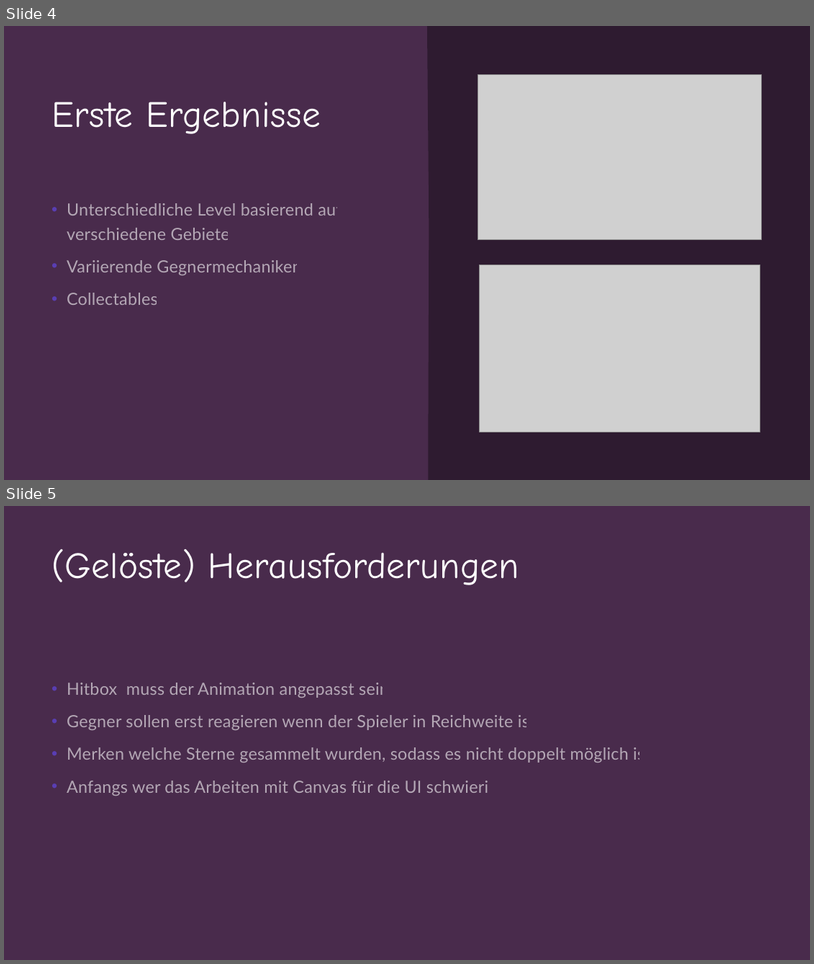
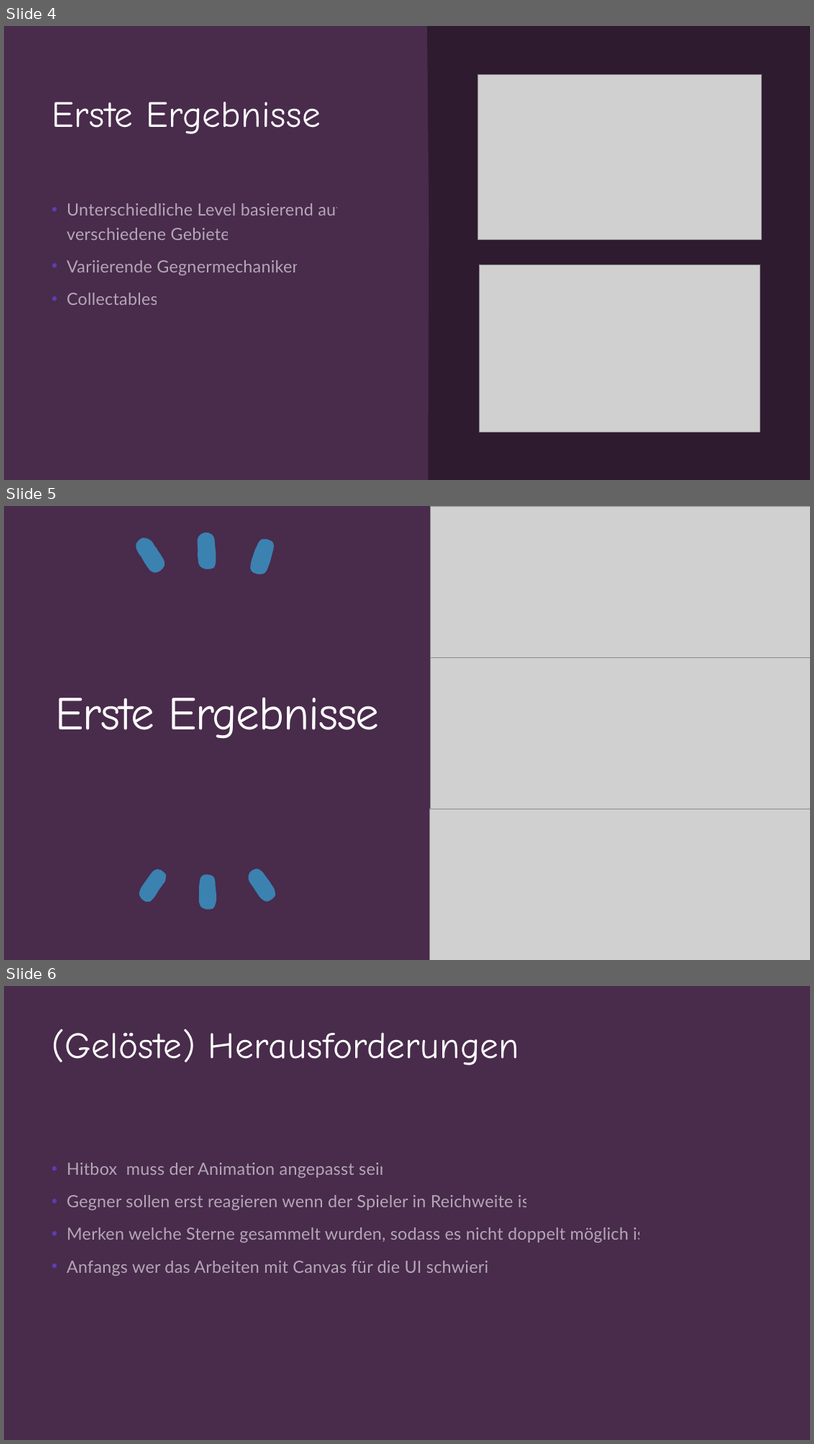
Before and after one commit to LeaMarieKindermann/Spieleprogrammierung, a slide deck: Spieleprogrammierung_Abschlusspräsentation.pptx. Shown one above the other, each under a label of ours: slides 4 and 5 before the commit, slides 4, 5 and 6 after it. The pictures are 814x964 and 814x1444 pixels, drawn with LibreOffice and Linux fonts; fonts in the diff are those of the drawing; grey boxes stand for pictures. Boxes give left, top, right and bottom in pixels: in the first picture for what was removed or moved away, otherwise in the second. Text is boxed around its words. In the diff, an @@ line names an element or a change of style, - is before the commit and + after.

Commit message:
updated final presentation

```diff
--- a/Spieleprogrammierung_Abschlusspräsentation.pptx
+++ b/Spieleprogrammierung_Abschlusspräsentation.pptx
@@ slide 5 added at (x1=4, y1=506, x2=810, y2=960), background #2E1B30 @@
@@ rectangle added at (x1=4, y1=506, x2=810, y2=960), fill #492B4C @@
@@ freeform shape added at (x1=188, y1=525, x2=223, y2=573), fill #3B82B1 @@
@@ picture added at (x1=430, y1=506, x2=810, y2=657) @@
@@ freeform shape added at (x1=131, y1=536, x2=169, y2=574), fill #3B82B1 @@
@@ freeform shape added at (x1=250, y1=537, x2=275, y2=576), fill #3B82B1 @@
@@ picture added at (x1=430, y1=657, x2=810, y2=808) @@
@@ title added at (x1=55, y1=697, x2=379, y2=739), 56 pt, text #FFFFFF @@
+Erste Ergebnisse
@@ picture added at (x1=430, y1=808, x2=810, y2=960) @@
@@ freeform shape added at (x1=134, y1=867, x2=172, y2=903), fill #3B82B1 @@
@@ freeform shape added at (x1=242, y1=867, x2=280, y2=904), fill #3B82B1 @@
@@ freeform shape added at (x1=199, y1=875, x2=216, y2=909), fill #3B82B1 @@
@@ what was slide 5 is now slide 6 @@
```
Also in this commit, not shown: 1 other slide added.
